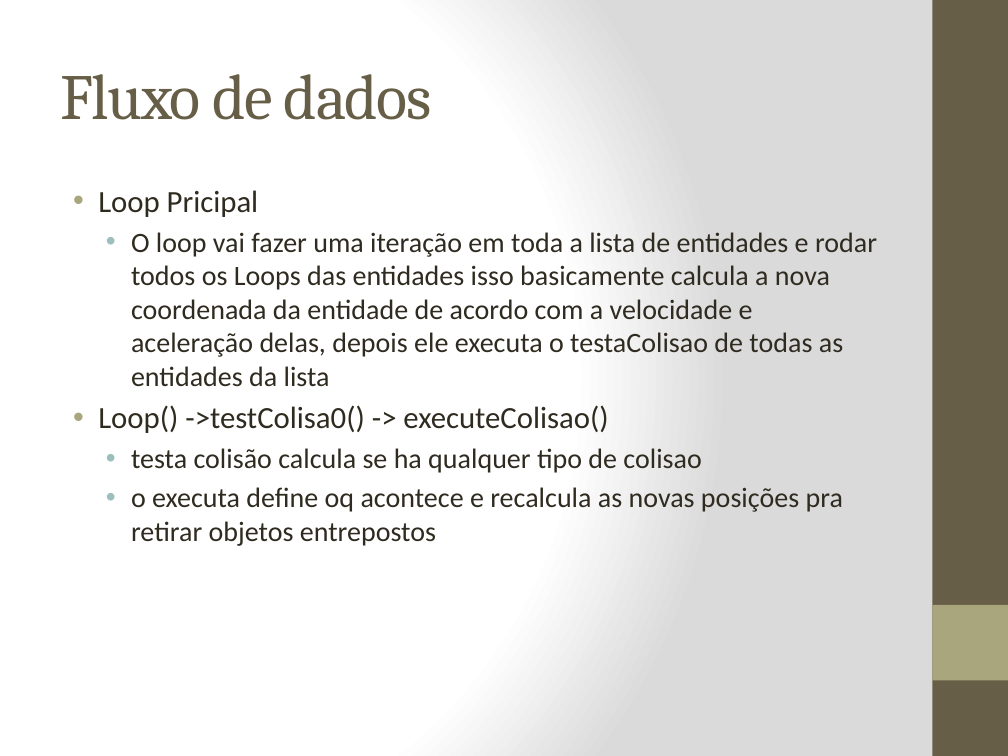
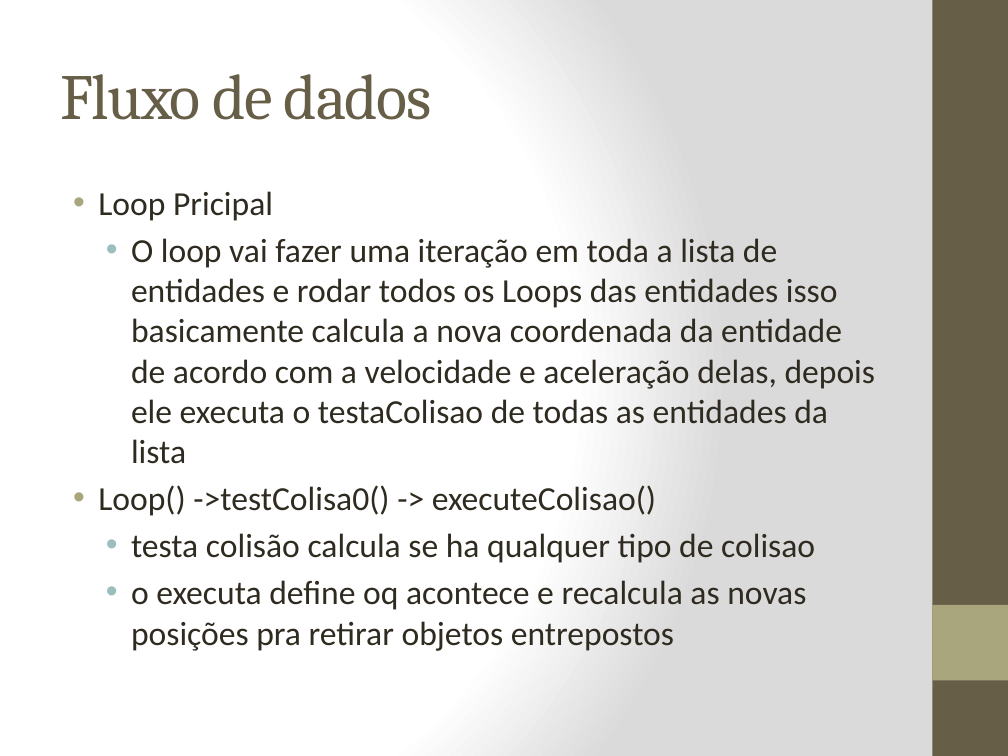
Before and after one commit to Ziul/glmaze, a slide deck: slide 11 of Apresentação/PacMan 3D.pptx. Drawn at 1008x756 pixels with LibreOffice and Linux fonts; fonts in the diff are those of the drawing. Boxes give left, top, right and bottom in pixels: in the first picture for what was removed or moved away, otherwise in the second. Text is boxed around its words. In the diff, an @@ line names an element or a change of style, - is before the commit and + after.

```diff
--- a/Apresentação/PacMan 3D.pptx
+++ b/Apresentação/PacMan 3D.pptx
@@ text "Loop Pricipal" at [98,191,876,651]: size 22 to 24 pt in "Loop Pricipal", "Loop() ->testColisa0() -> executeColisao()"; size 20 to 24 pt in "O loop vai fazer uma iteração em ...", "testa colisão calcula se ha qualquer tipo ...", "o executa define oq acontece e recalcula ..." @@
```
Also in this commit, not shown: 11 other slides changed.
